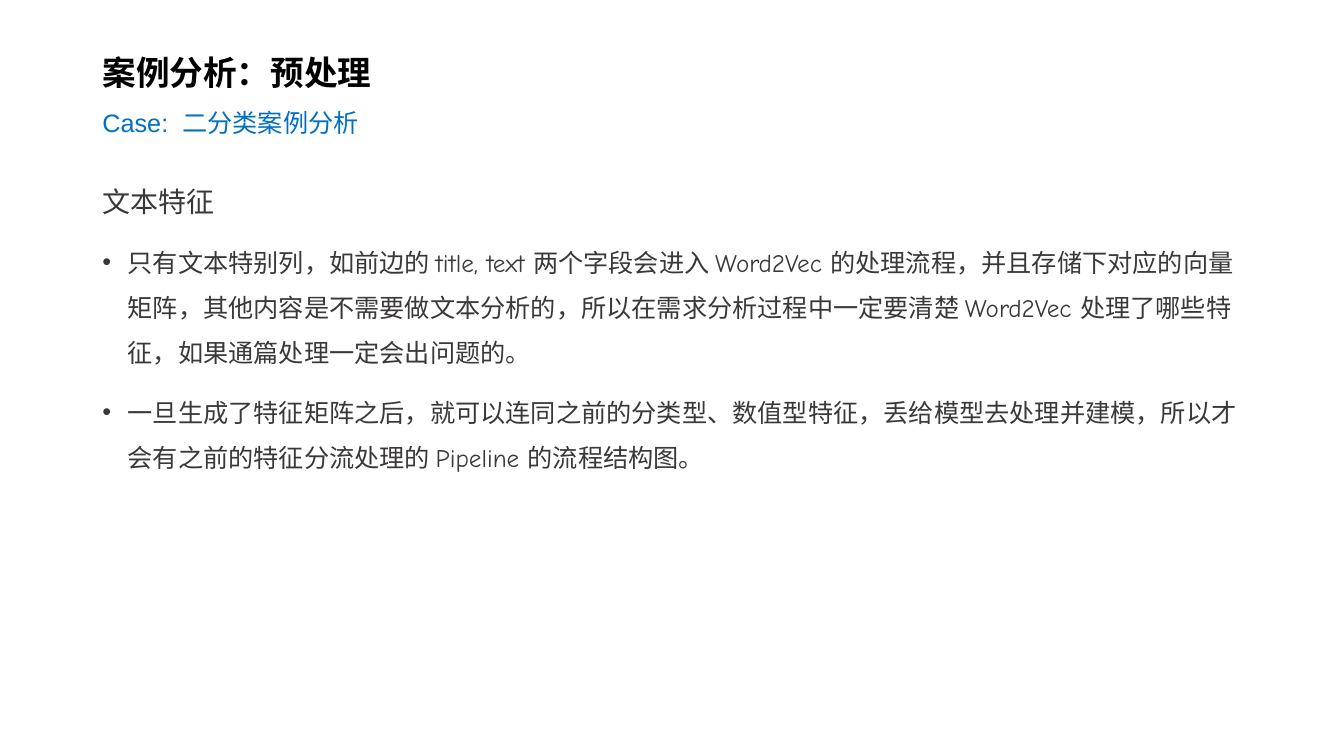
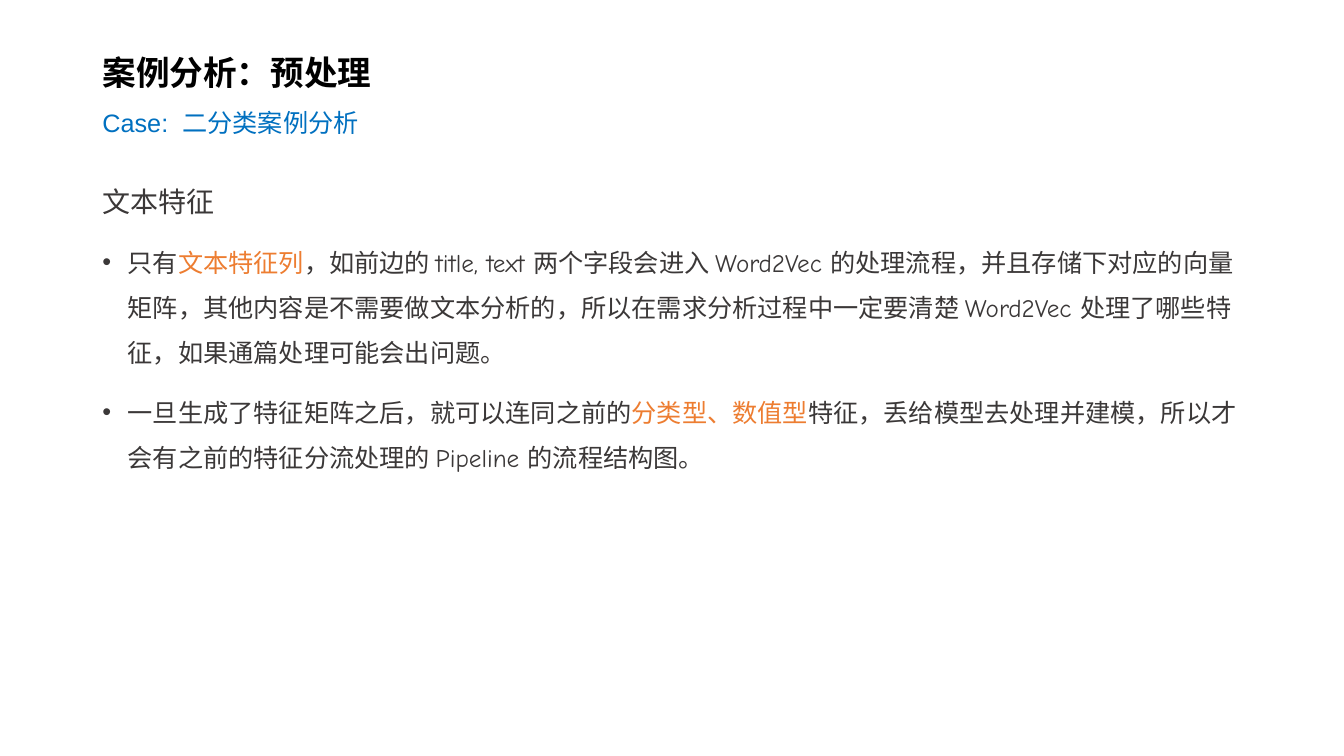
Before and after one commit to silentbalanceyh/cda-exam, a slide deck: slide 20 of ppt/04.二分类-文本输入.pptx. Drawn at 1344x756 pixels with LibreOffice and Linux fonts; fonts in the diff are those of the drawing; background and template pictures are left out. Boxes give left, top, right and bottom in pixels: in the first picture for what was removed or moved away, otherwise in the second. Text is boxed around its words. In the diff, an @@ line names an element or a change of style, - is before the commit and + after.

```diff
--- a/ppt/04.二分类-文本输入.pptx
+++ b/ppt/04.二分类-文本输入.pptx
@@ text at <box>128,250,1233,365</box>: text changed @@
-• 只有文本特别列，如前边的 title, text 两个字段会进入 Word2Vec 的处理流程，并且存储下对应的向量矩阵，其他内容是不需要做文本分析的，所以在需求分析过程中一定要清楚 Word2Vec 处理了哪些特征，如果通篇处理一定会出问题的。
+• 只有文本特征列，如前边的 title, text 两个字段会进入 Word2Vec 的处理流程，并且存储下对应的向量矩阵，其他内容是不需要做文本分析的，所以在需求分析过程中一定要清楚 Word2Vec 处理了哪些特征，如果通篇处理可能会出问题。
@@ text at <box>128,400,1237,472</box>: text colour #3B3838 to #ED7D31 in "一旦生成了特征矩阵之后，就可以连同之前的分类型、数值型特征，丢给模型去处理并建模，所以才会有之前的特征分流处理的" @@
```
Also in this commit, not shown: 1 other slide changed, 16 other files.
